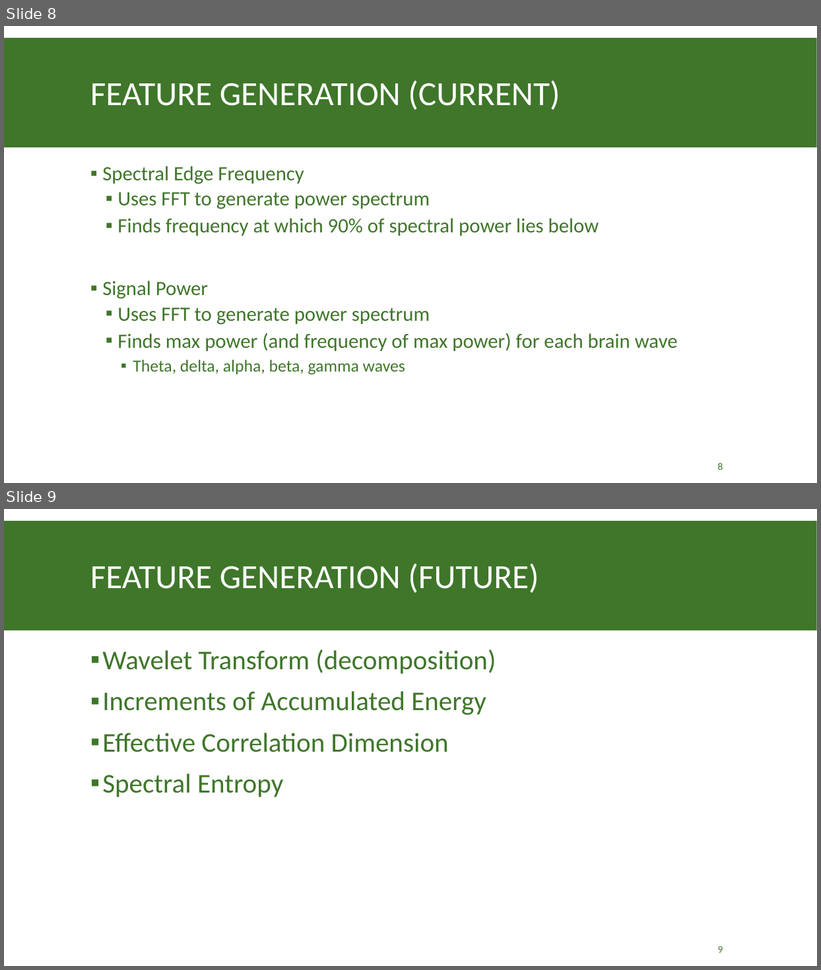
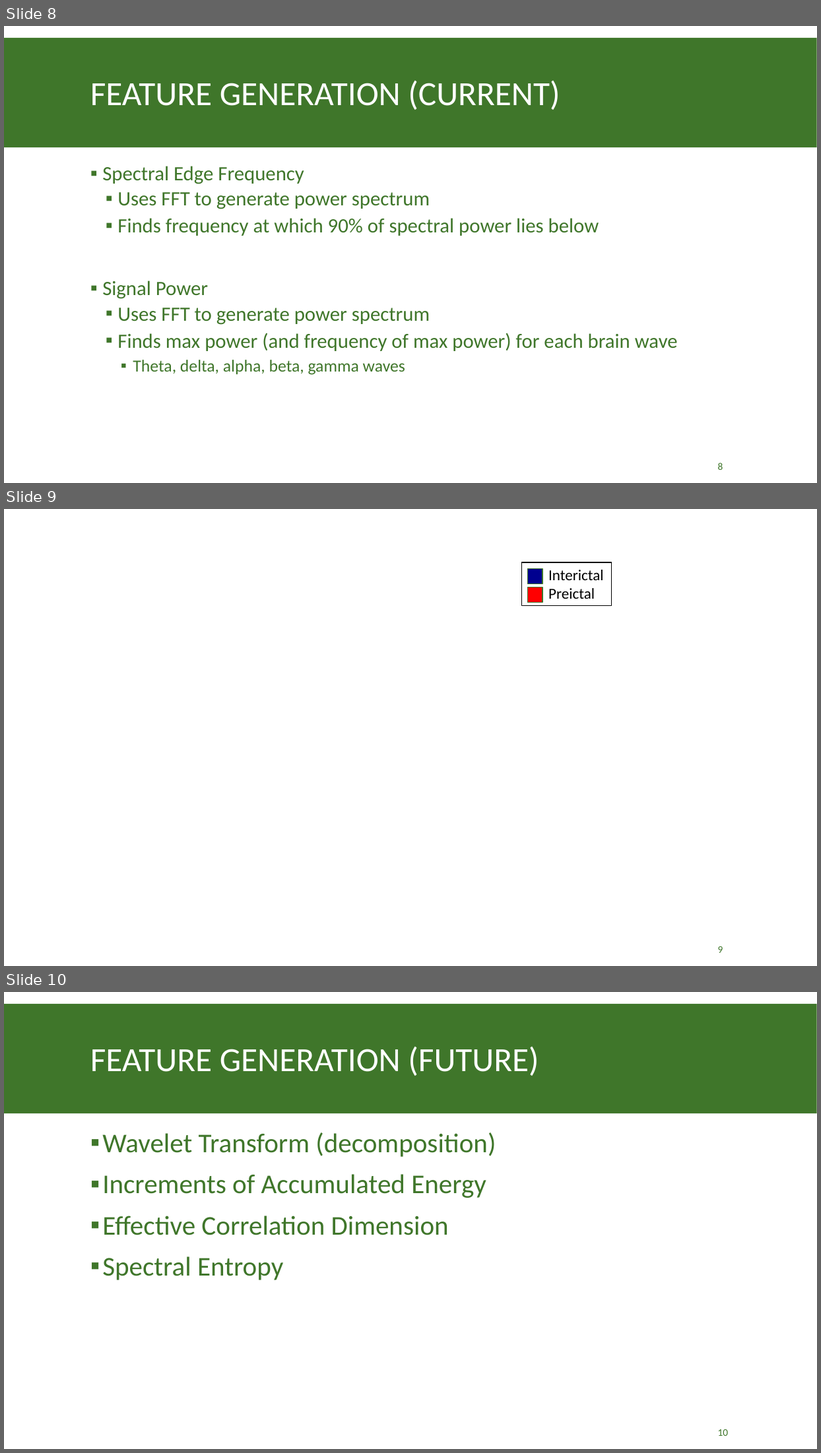
Before and after one commit to tneely/epileptic_dogs, a slide deck: milestone/Epileptic Seizure Prediction Mile Stone Presentation.pptx. Shown one above the other, each under a label of ours: slides 8 and 9 before the commit, slides 8, 9 and 10 after it. The pictures are 821x970 and 821x1453 pixels, drawn with LibreOffice and Linux fonts; fonts in the diff are those of the drawing; background and template pictures are left out. Boxes give left, top, right and bottom in pixels: in the first picture for what was removed or moved away, otherwise in the second. Text is boxed around its words. In the diff, an @@ line names an element or a change of style, - is before the commit and + after.

```diff
--- a/milestone/Epileptic Seizure Prediction Mile Stone Presentation.pptx
+++ b/milestone/Epileptic Seizure Prediction Mile Stone Presentation.pptx
@@ slide 9 added at (4, 509, 817, 966), background picture (left out) @@
@@ rectangle added at (522, 562, 612, 606), outline #000000 1 pt @@
@@ rectangle added at (527, 569, 543, 584), fill #00008F, outline #3E752A 1 pt @@
@@ rectangle added at (527, 587, 543, 602), fill #FF0000, outline #3E752A 1 pt @@
@@ text added at (548, 570, 604, 599), 18 pt, text #000000 @@
+Interictal
+Preictal
@@ page number added at (718, 947, 723, 953), 12 pt, text #3F762A @@
+9
@@ what was slide 9 is now slide 10 @@
@@ page number at (718, 1430, 729, 1436): text changed @@
-9
+10
```
Also in this commit, not shown: 1 slide changed, 1 other slide added, 2 other files.
